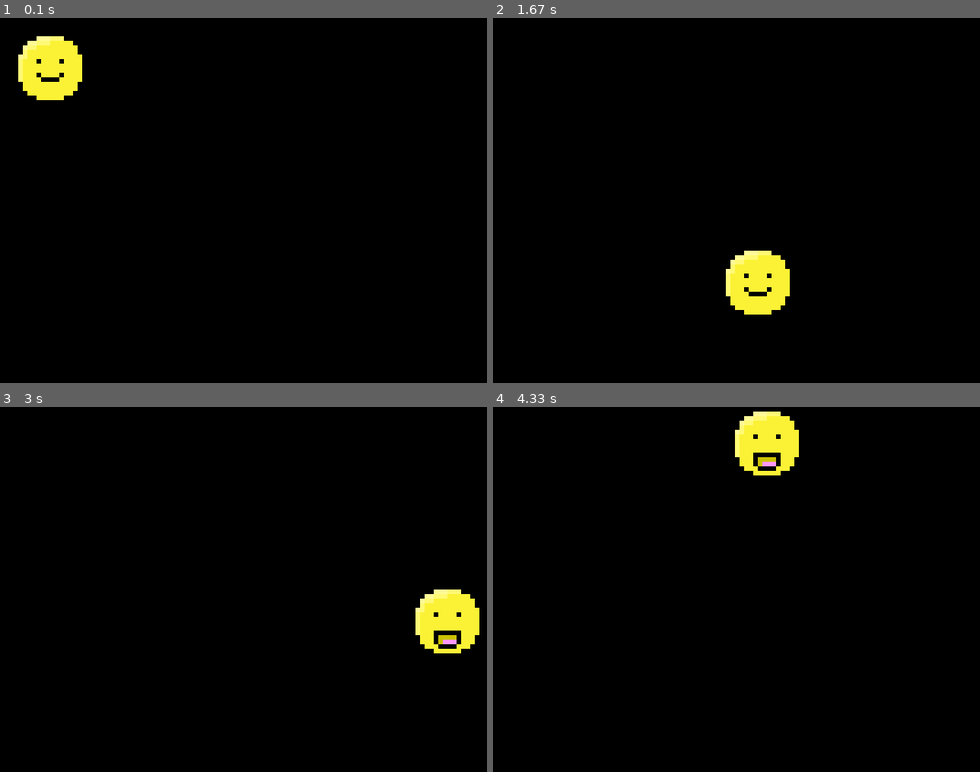
Above: before the commit, frames 1-4 (two rows, left to right).
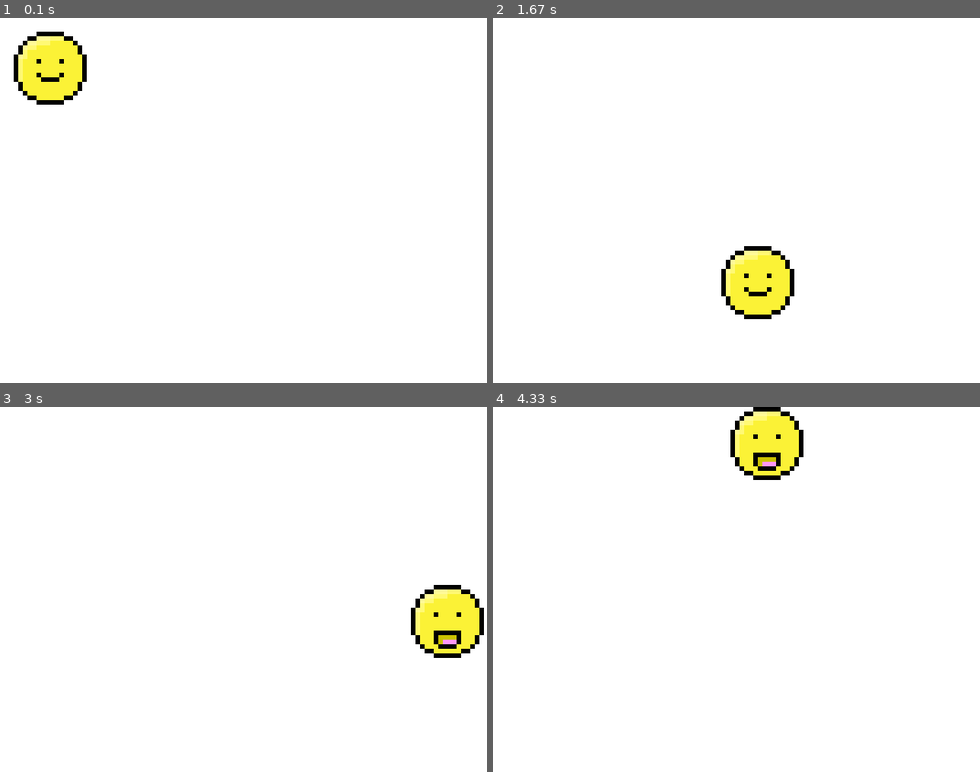
Above: after the commit, the same moments.

Repository: CAS-14/pygame-game
Game: pygame game, started from ball.py
Two runs of this game, one before a commit and one after it. Both use one fixed random seed, a clock stepped at 60 frames per second and the inputs below.
Inputs:
- Up to frame 1 (0.1 s): no input
- Up to frame 2 (1.67 s): no input
- Up to frame 3 (3 s): no input
- Up to frame 4 (4.33 s): no input

The runs differ from the first frame. In frame 1, 98% of the frame differs, in the area x 0-100%, y 0-100%; in frame 2, 98%; in frame 3, 98%; in frame 4, 98%.

Commit message:
add arrow key mode

Diff:
--- a/ball.py
+++ b/ball.py
@@ -17,12 +17,7 @@
 
 def switch():
     global current_frame
-
-    if current_frame == 0:
-        current_frame = 1
-    elif current_frame == 1:
-        current_frame = 0
-
+    current_frame = 1 if current_frame == 0 else 0
     return pygame.image.load(animation_frames[current_frame])
 
 while 1:
@@ -38,7 +33,7 @@
         speed[1] = -speed[1]
         ball = switch()
 
-    screen.fill(black)
+    screen.fill("#ffffff")
     screen.blit(ball, ballrect)
     pygame.display.flip()
 
--- /dev/null
+++ b/g4g-arrows-example.py
@@ -0,0 +1,81 @@
+import random
+import pygame
+
+# Global Variables
+COLOR = (255, 100, 98)
+SURFACE_COLOR = (167, 255, 100)
+WIDTH = 500
+HEIGHT = 500
+
+# Object class
+class Sprite(pygame.sprite.Sprite):
+    def __init__(self, color, height, width):
+        super().__init__()
+        self.image = pygame.image.load("jimmy1.png")
+        self.rect = self.image.get_rect()
+
+    def moveRight(self, pixels):
+        if self.rect.right < WIDTH:
+            self.rect.x += pixels
+
+    def moveLeft(self, pixels):
+        if self.rect.left > 0:
+            self.rect.x -= pixels
+
+    def moveUp(self, pixels):
+        if self.rect.top > 0:
+            self.rect.y -= pixels
+
+    def moveDown(self, pixels):
+        if self.rect.bottom < HEIGHT:
+            self.rect.y += pixels
+
+
+pygame.init()
+
+
+RED = (255, 0, 0)
+
+
+size = (WIDTH, HEIGHT)
+screen = pygame.display.set_mode(size)
+pygame.display.set_caption("Creating Sprite")
+
+
+all_sprites_list = pygame.sprite.Group()
+
+playerCar = Sprite(RED, 20, 30)
+playerCar.rect.x = 200
+playerCar.rect.y = 300
+
+
+all_sprites_list.add(playerCar)
+
+exit = True
+clock = pygame.time.Clock()
+
+while exit:
+    for event in pygame.event.get():
+        if event.type == pygame.QUIT:
+            exit = False
+        elif event.type == pygame.KEYDOWN:
+            if event.key == pygame.K_x:
+                exit = False
+
+    keys = pygame.key.get_pressed()
+    if keys[pygame.K_LEFT]:
+        playerCar.moveLeft(10)
+    if keys[pygame.K_RIGHT]:
+        playerCar.moveRight(10)
+    if keys[pygame.K_DOWN]:
+        playerCar.moveDown(10)
+    if keys[pygame.K_UP]:
+        playerCar.moveUp(10)
+
+    all_sprites_list.update()
+    screen.fill(SURFACE_COLOR)
+    all_sprites_list.draw(screen)
+    pygame.display.flip()
+    clock.tick(60)
+
+pygame.quit()
